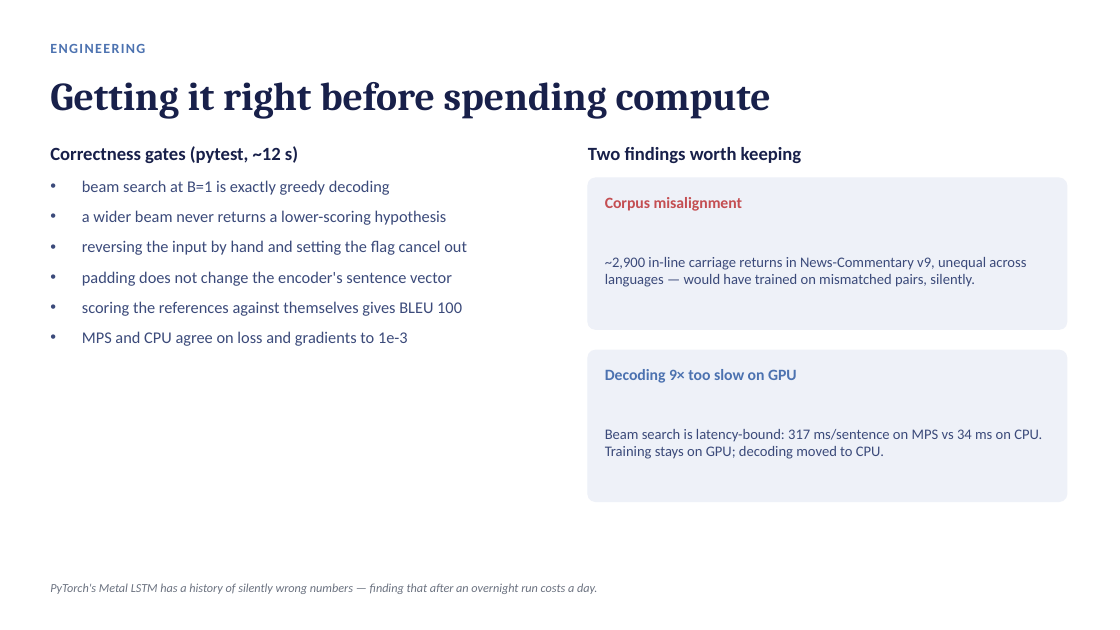
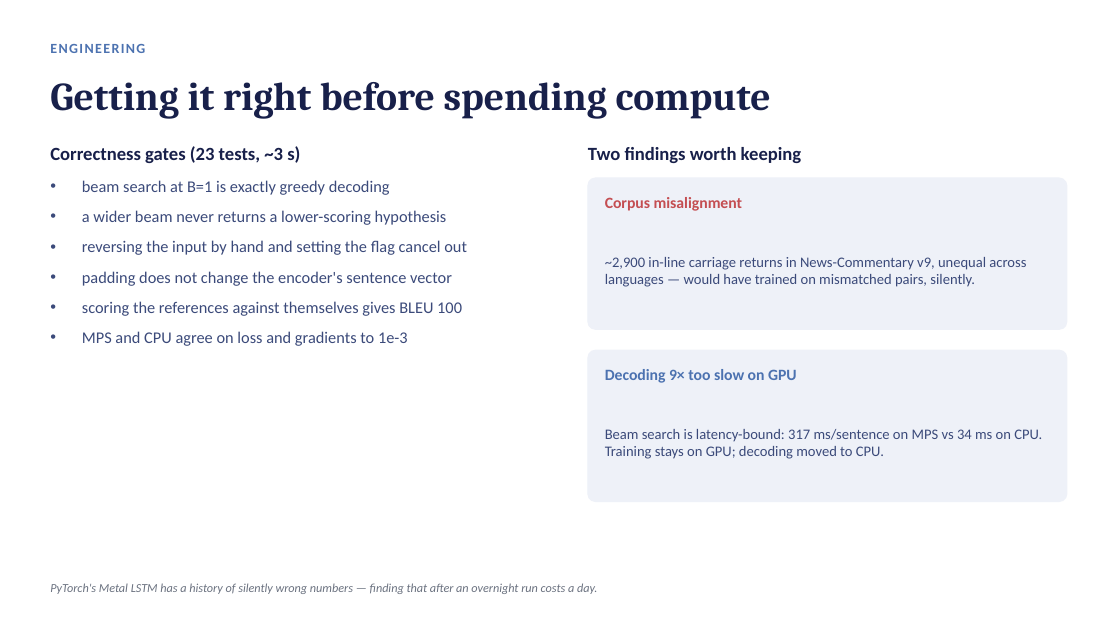
Before and after one commit to RubenS183/seq2seq-ee5180, a slide deck: slide 10 of slides/EE5180_midterm_slides.pptx. Drawn at 1120x630 pixels with LibreOffice and Linux fonts; fonts in the diff are those of the drawing. Boxes give left, top, right and bottom in pixels: in the first picture for what was removed or moved away, otherwise in the second. Text is boxed around its words. In the diff, an @@ line names an element or a change of style, - is before the commit and + after.

```diff
--- a/slides/EE5180_midterm_slides.pptx
+++ b/slides/EE5180_midterm_slides.pptx
@@ text at [50,146,300,163]: text changed @@
-Correctness gates (pytest, ~12 s)
+Correctness gates (23 tests, ~3 s)
```
Also in this commit, not shown: 2 other slides changed, 1 slide added, 1 slide removed, 8 other files.
